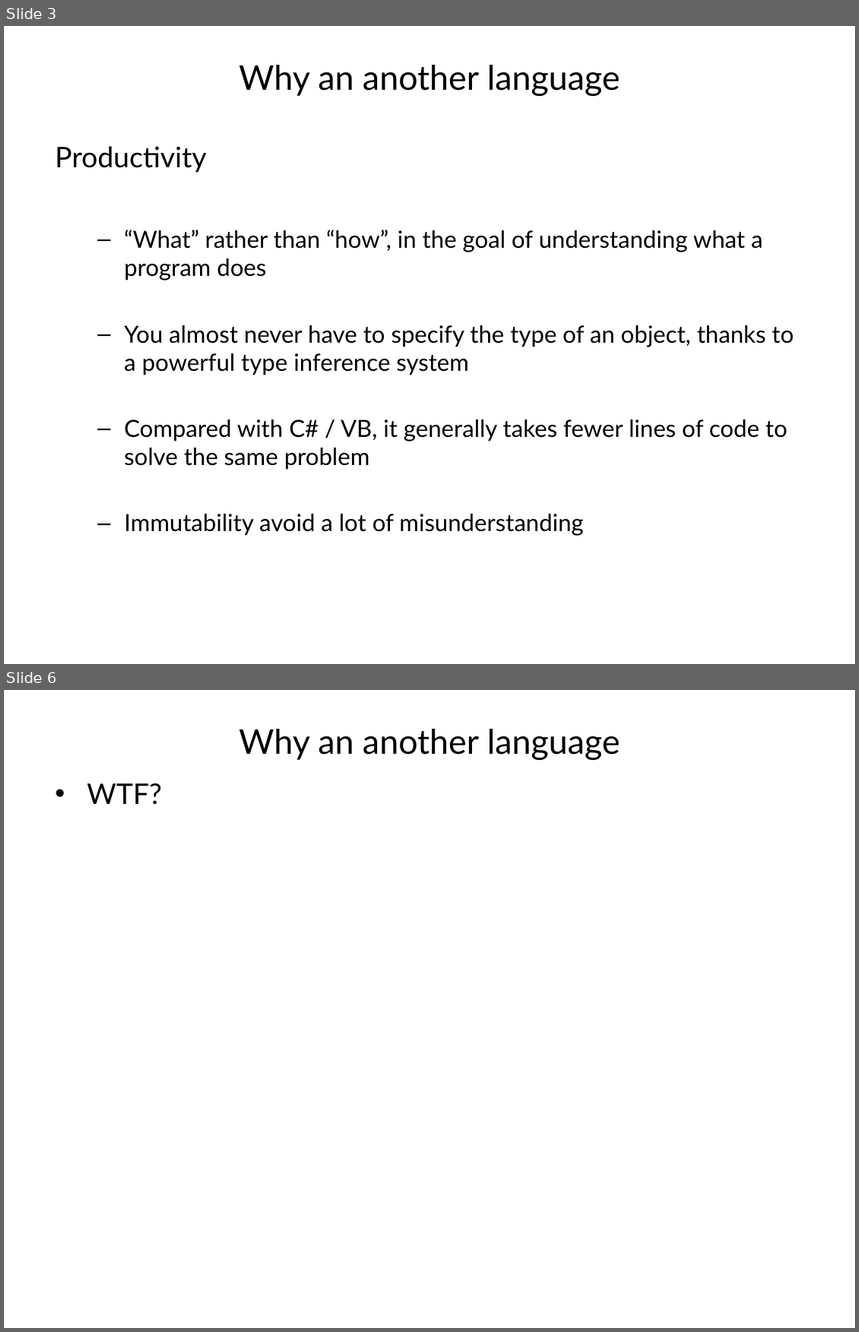
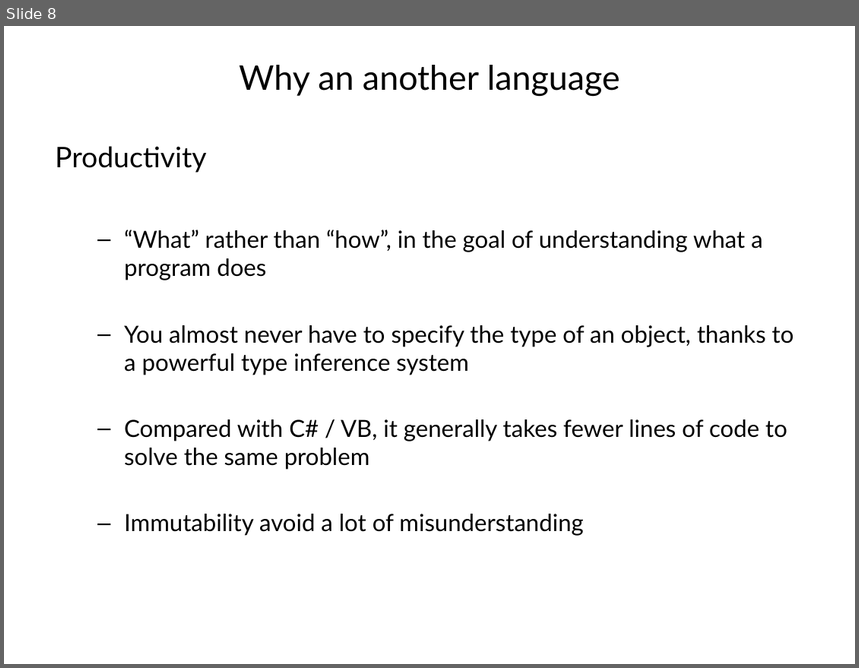
Before and after one commit to vba/presentations, a slide deck: fsharp/part1/presentation.pptx. Shown one above the other, each under a label of ours: slides 3 and 6 before the commit, slide 8 after it; the slides between them are not shown. The pictures are 859x1332 and 859x668 pixels, drawn with LibreOffice and Linux fonts; fonts in the diff are those of the drawing. Boxes give left, top, right and bottom in pixels: in the first picture for what was removed or moved away, otherwise in the second. Text is boxed around its words. In the diff, an @@ line names an element or a change of style, - is before the commit and + after.

```diff
--- a/fsharp/part1/presentation.pptx
+++ b/fsharp/part1/presentation.pptx
@@ slide 6 removed at [4, 690, 855, 1328], background #FFFFFF @@
@@ title removed at [239, 729, 620, 761] @@
-Why an another language
@@ text removed at [87, 783, 161, 805] @@
-• WTF?
@@ what was slide 3 is now slide 8 @@
```
Also in this commit, not shown: 2 slides changed, 6 slides added, 1 other file.
